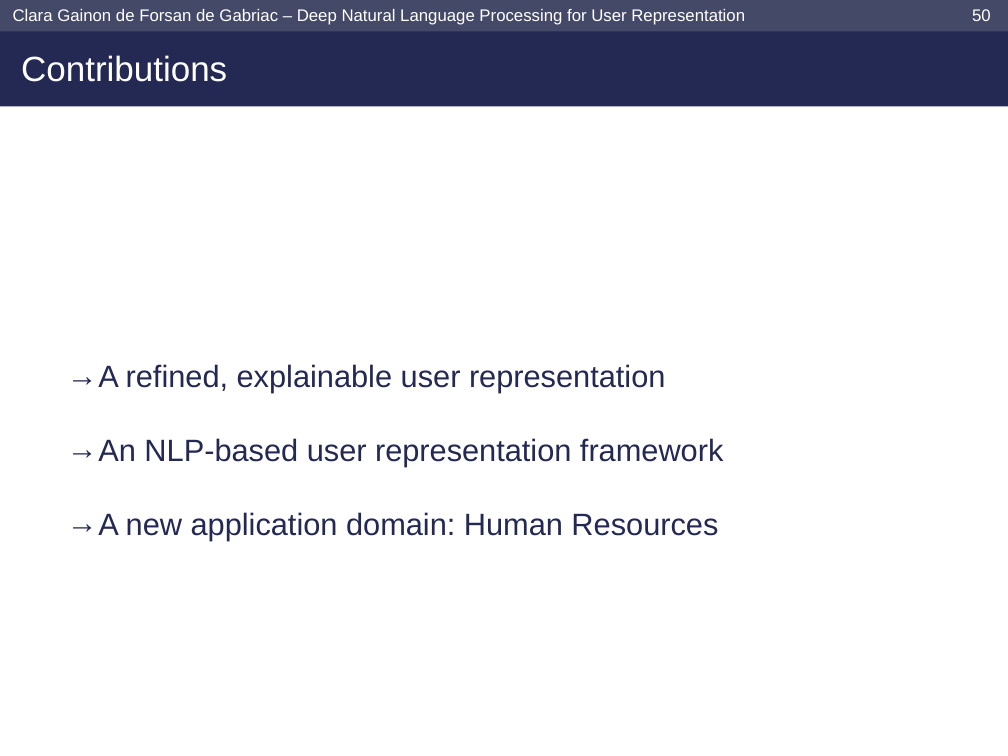
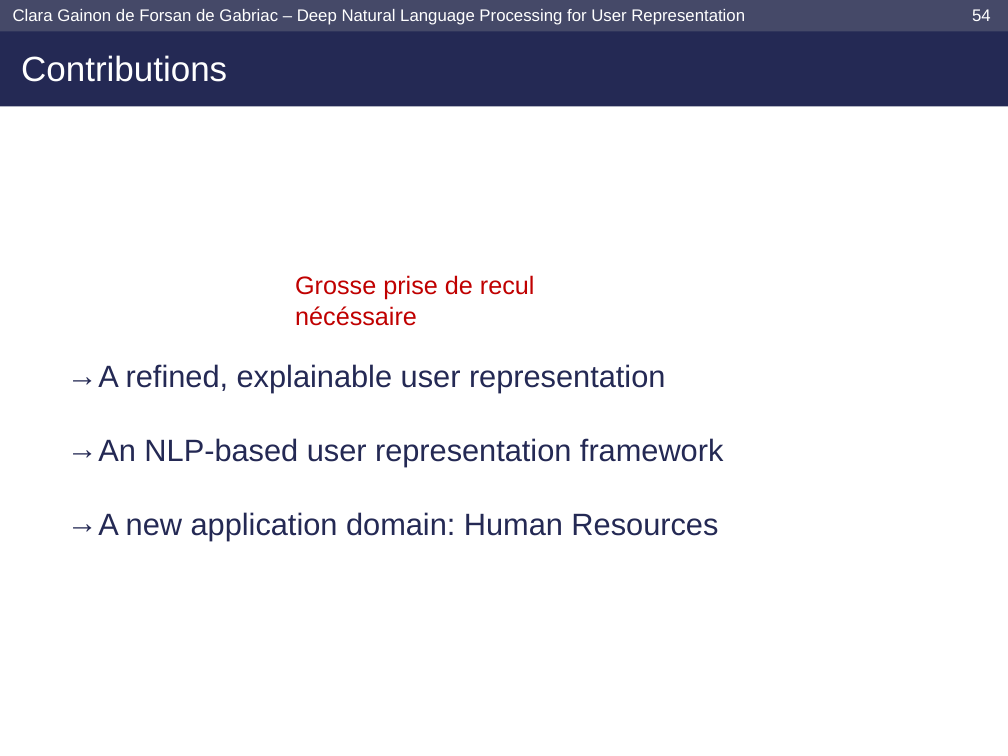
Before and after one commit to clara-gdef/defense, a slide deck: slide 55 of defense.pptx (slide 51 before the commit). Drawn at 1008x756 pixels with LibreOffice and Linux fonts; fonts in the diff are those of the drawing; background and template pictures are left out. Boxes give left, top, right and bottom in pixels: in the first picture for what was removed or moved away, otherwise in the second. Text is boxed around its words. In the diff, an @@ line names an element or a change of style, - is before the commit and + after.

```diff
--- a/defense.pptx
+++ b/defense.pptx
@@ page number at <box>972,9,991,21</box>: text changed @@
-50
+54
@@ text added at <box>295,275,535,326</box>, 18 pt, text #C00000 @@
+Grosse prise de recul nécéssaire
```
Also in this commit, not shown: 20 other slides changed, 9 slides added, 3 slides removed.
